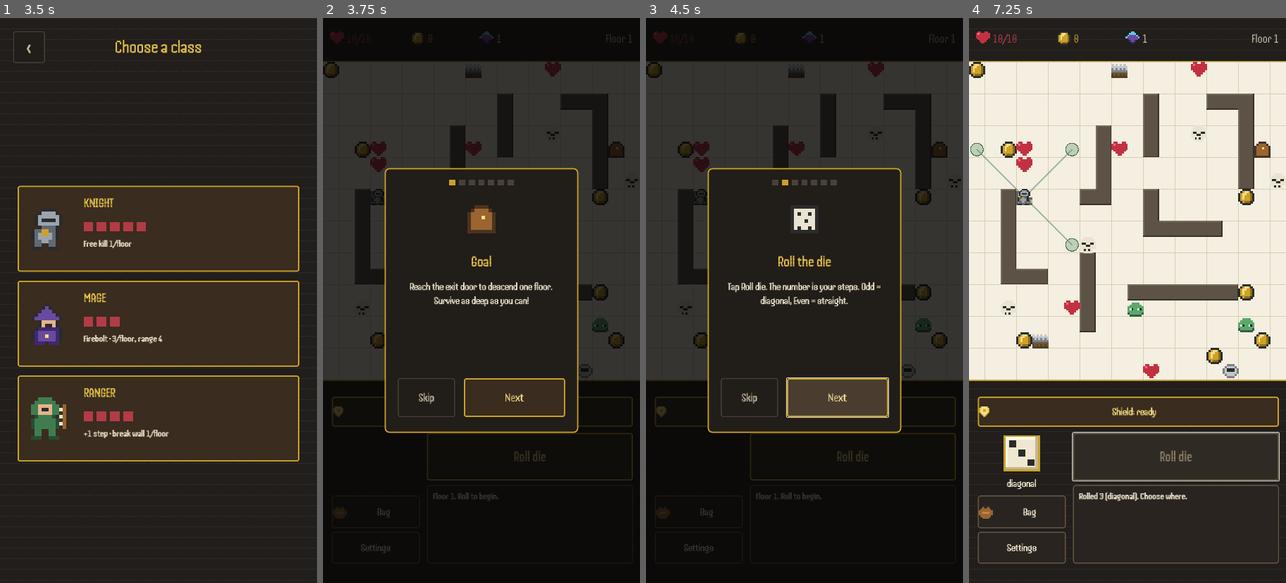
Above: before the commit, frames 1-4 (left to right).
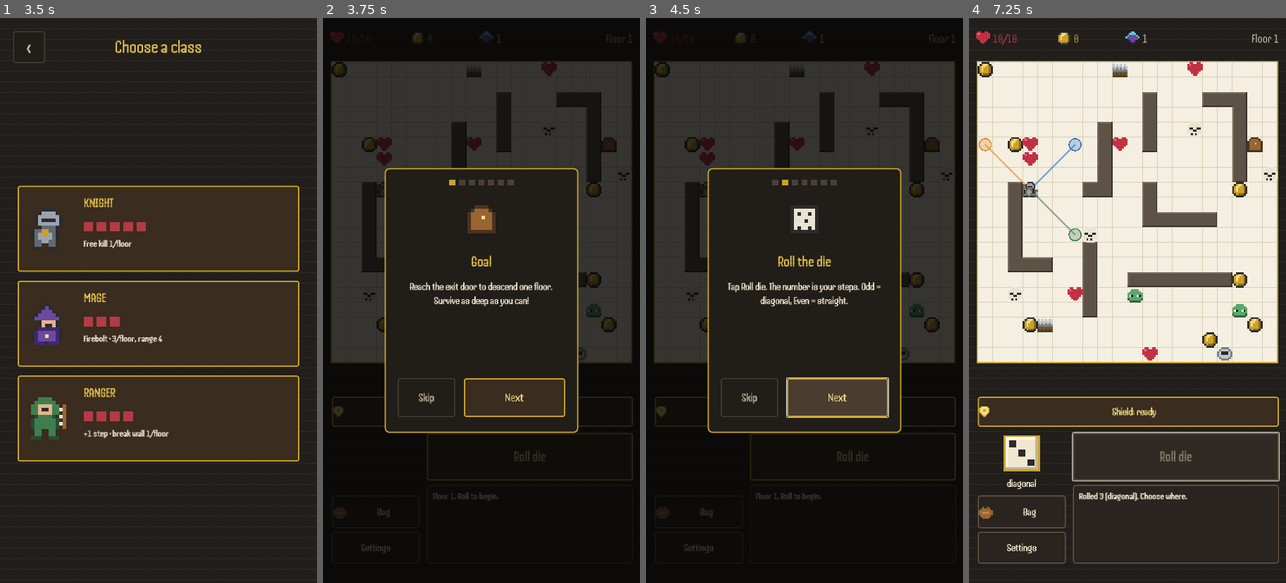
Above: after the commit, the same moments.

Repository: ViliyanSG/paper-dungeon
Game: Godot game, scene res://Main.tscn
Same seed, same stepped clock (60 frames per second), same inputs: the game is played once before the commit and once after it.
Inputs:
- Up to frame 1 (3.5 s): click "Play" at 0.5 s; click "+ New game" at 1.25 s; click "‹" at 2 s; click "+ New game" at 2.75 s
- Up to frame 2 (3.75 s): click "KNIGHT" at 3.5 s
- Up to frame 3 (4.5 s): click "Shield: ready" at 4.25 s
- Up to frame 4 (7.25 s): click "Shield: ready" at 5 s; click "Skip" at 5.75 s; click "Roll die" at 6.5 s

Frame 1 is identical in both runs. In frame 2, 7.8% of the frame differs, in the area x 0-100%, y 7-65%; in frame 3, 7.8%; in frame 4, 20%.

Commit message:
Gameplay/visual: centre the board with side margins + full gold frame; colour each roll's move options distinctly; enemies no longer step on item tiles (still intercept the player)
Co-Authored-By: Claude Opus 4.8 <noreply@anthropic.com>

Diff:
--- a/main.gd
+++ b/main.gd
@@ -6,10 +6,12 @@
 ## as a continuous pencil line. Touch + mouse supported.
 
 const GAME_VERSION := "dev"   # stamped with the CI build number on release
-const TILE := 36
+const TILE := 34
 const COLS := 20
 const ROWS := 20
+const SCREEN_W := 720
 const GRID_TOP := 100   # px from top where the play field starts
+const GRID_LEFT := (SCREEN_W - COLS * TILE) / 2   # centre the board (small side margins)
 
 const ORTHO_DIRS := [Vector2i(1, 0), Vector2i(-1, 0), Vector2i(0, 1), Vector2i(0, -1)]
 const DIAG_DIRS := [Vector2i(1, 1), Vector2i(1, -1), Vector2i(-1, 1), Vector2i(-1, -1)]
@@ -36,6 +38,17 @@
 const C_ACCENT := Color(0.910, 0.765, 0.290) # gold accent text
 const C_CREAM := Color(0.910, 0.874, 0.784)  # primary text
 const C_MUTED := Color(0.604, 0.561, 0.478)  # muted text
+# distinct colours for each possible move option after a roll
+const OPT_COLORS := [
+	Color(0.29, 0.49, 0.35),   # green
+	Color(0.18, 0.45, 0.78),   # blue
+	Color(0.87, 0.52, 0.14),   # orange
+	Color(0.57, 0.36, 0.73),   # purple
+	Color(0.80, 0.26, 0.33),   # red
+	Color(0.11, 0.60, 0.55),   # teal
+	Color(0.86, 0.42, 0.63),   # pink
+	Color(0.72, 0.56, 0.16),   # gold
+]
 
 # ---- Pixel sprites (8x8 maps + palette) ----
 const SPRITES := {
@@ -2246,7 +2259,7 @@
 	var world: Vector2 = get_global_transform_with_canvas().affine_inverse() * sp
 	if world.y < GRID_TOP:
 		return
-	var cell := Vector2i(int(world.x / TILE), int((world.y - GRID_TOP) / TILE))
+	var cell := Vector2i(int((world.x - GRID_LEFT) / TILE), int((world.y - GRID_TOP) / TILE))
 	if cell.x < 0 or cell.y < 0 or cell.x >= COLS or cell.y >= ROWS:
 		return
 
@@ -2370,8 +2383,9 @@
 			if chase:
 				candidates.append(tgt)   # intercept: may step onto you to attack
 			continue
-		var occ = entity_at(tgt)
-		if occ != null and occ.type == "enemy":
+		# never step onto a live entity — other enemies OR items (coin/trap/heart/chest).
+		# the only exception is stepping onto YOU to attack, handled just above.
+		if entity_at(tgt) != null:
 			continue
 		candidates.append(tgt)
 	if candidates.is_empty():
@@ -2497,7 +2511,7 @@
 #  Rendering
 # =====================================================================
 func cell_center(c: Vector2i) -> Vector2:
-	return Vector2(c.x * TILE + TILE / 2.0, GRID_TOP + c.y * TILE + TILE / 2.0)
+	return Vector2(GRID_LEFT + c.x * TILE + TILE / 2.0, GRID_TOP + c.y * TILE + TILE / 2.0)
 
 
 func _draw_sprite(sprite_name: String, ctr: Vector2) -> void:
@@ -2516,7 +2530,7 @@
 
 
 func _draw_background() -> void:
-	var w := COLS * TILE
+	var w := SCREEN_W
 	var h := 1280
 	draw_rect(Rect2(0, 0, w, h), C_BG, true)
 	var bw := 48
@@ -2540,21 +2554,23 @@
 	var grid_bottom := GRID_TOP + ROWS * TILE
 
 	# parchment play field
-	draw_rect(Rect2(0, GRID_TOP, COLS * TILE, ROWS * TILE), C_PAPER, true)
+	draw_rect(Rect2(GRID_LEFT, GRID_TOP, COLS * TILE, ROWS * TILE), C_PAPER, true)
 
 	# grid lines
 	for i in range(COLS + 1):
-		draw_line(Vector2(i * TILE, GRID_TOP), Vector2(i * TILE, grid_bottom), C_LINE, 1.0)
+		draw_line(Vector2(GRID_LEFT + i * TILE, GRID_TOP), Vector2(GRID_LEFT + i * TILE, grid_bottom), C_LINE, 1.0)
 	for j in range(ROWS + 1):
-		draw_line(Vector2(0, GRID_TOP + j * TILE), Vector2(COLS * TILE, GRID_TOP + j * TILE), C_LINE, 1.0)
-
-	# gold trim around the field
-	draw_rect(Rect2(0, GRID_TOP - 3, COLS * TILE, 3), C_GOLD, true)
-	draw_rect(Rect2(0, grid_bottom, COLS * TILE, 3), C_GOLD, true)
+		draw_line(Vector2(GRID_LEFT, GRID_TOP + j * TILE), Vector2(GRID_LEFT + COLS * TILE, GRID_TOP + j * TILE), C_LINE, 1.0)
+
+	# gold trim — full frame around the field
+	draw_rect(Rect2(GRID_LEFT - 3, GRID_TOP - 3, COLS * TILE + 6, 3), C_GOLD, true)           # top
+	draw_rect(Rect2(GRID_LEFT - 3, grid_bottom, COLS * TILE + 6, 3), C_GOLD, true)            # bottom
+	draw_rect(Rect2(GRID_LEFT - 3, GRID_TOP - 3, 3, ROWS * TILE + 6), C_GOLD, true)           # left
+	draw_rect(Rect2(GRID_LEFT + COLS * TILE, GRID_TOP - 3, 3, ROWS * TILE + 6), C_GOLD, true) # right
 
 	# walls — stone blocks, beveled only on the outer edge of each wall mass
 	for w in walls:
-		var wx: float = w.x * TILE
+		var wx: float = GRID_LEFT + w.x * TILE
 		var wy: float = GRID_TOP + w.y * TILE
 		draw_rect(Rect2(wx, wy, TILE, TILE), C_WALL, true)
 		if not is_wall(w + Vector2i(0, -1)):
@@ -2592,17 +2608,19 @@
 	# movement options (after a roll) — show the full route incl. turns
 	var pc_start := cell_center(player.pos)
 	var opt_r := TILE * 0.40
-	for opt in options:
+	for i in options.size():
+		var opt: Vector2i = options[i]
+		var col: Color = OPT_COLORS[i % OPT_COLORS.size()]
 		var op_path: Array = option_paths.get(opt, [])
 		var pts2 := PackedVector2Array()
 		pts2.append(pc_start)
 		for c in op_path:
 			pts2.append(cell_center(c))
 		if pts2.size() >= 2:
-			draw_polyline(pts2, Color(0.29, 0.49, 0.35, 0.5), 2.0, true)
+			draw_polyline(pts2, Color(col.r, col.g, col.b, 0.6), 2.5, true)
 		var oc := cell_center(opt)
-		draw_circle(oc, opt_r, Color(0.29, 0.49, 0.35, 0.30))
-		draw_arc(oc, opt_r, 0, TAU, 22, C_GREEN, 2.0)
+		draw_circle(oc, opt_r, Color(col.r, col.g, col.b, 0.28))
+		draw_arc(oc, opt_r, 0, TAU, 22, col, 2.5)
 
 	# mage targeting — highlight enemies within range 4
 	if casting:
@@ -2620,7 +2638,7 @@
 					continue
 				var wc: Vector2i = player.pos + Vector2i(dx, dy)
 				if is_wall(wc):
-					draw_rect(Rect2(wc.x * TILE, GRID_TOP + wc.y * TILE, TILE, TILE), Color(0.95, 0.6, 0.15), false, 3.0)
+					draw_rect(Rect2(GRID_LEFT + wc.x * TILE, GRID_TOP + wc.y * TILE, TILE, TILE), Color(0.95, 0.6, 0.15), false, 3.0)
 
 	# player (class-specific hero sprite)
 	_draw_sprite(hero_class, cell_center(player.pos))
